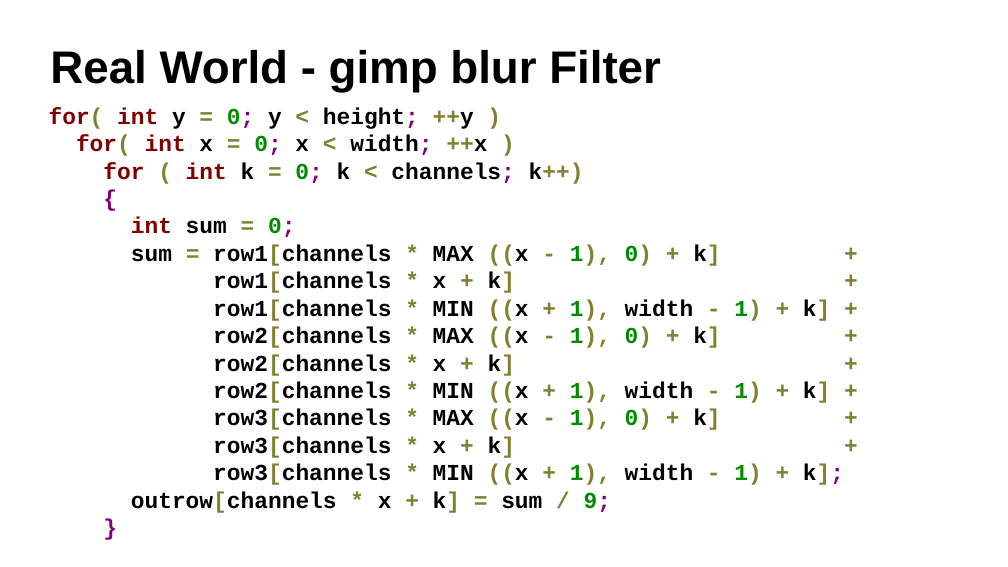
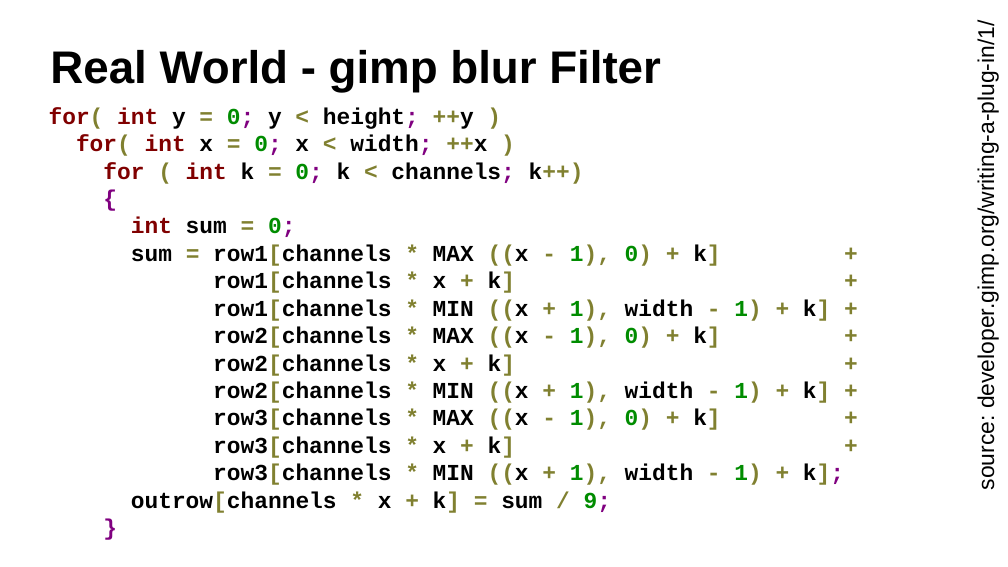
Before and after one commit to ax3l/datenspuren_2016, a slide deck: slide 61 of Slides.odp (slide 59 before the commit). Drawn at 1008x567 pixels with LibreOffice and Linux fonts; fonts in the diff are those of the drawing; background and template pictures are left out. Boxes give left, top, right and bottom in pixels: in the first picture for what was removed or moved away, otherwise in the second. Text is boxed around its words. In the diff, an @@ line names an element or a change of style, - is before the commit and + after.

```diff
--- a/Slides.odp
+++ b/Slides.odp
@@ text added at <box>973,59,999,488</box>, 18 pt, text #000000 @@
+source: developer.gimp.org/writing-a-plug-in/1/
```
Also in this commit, not shown: 4 other slides changed, 3 slides added.
